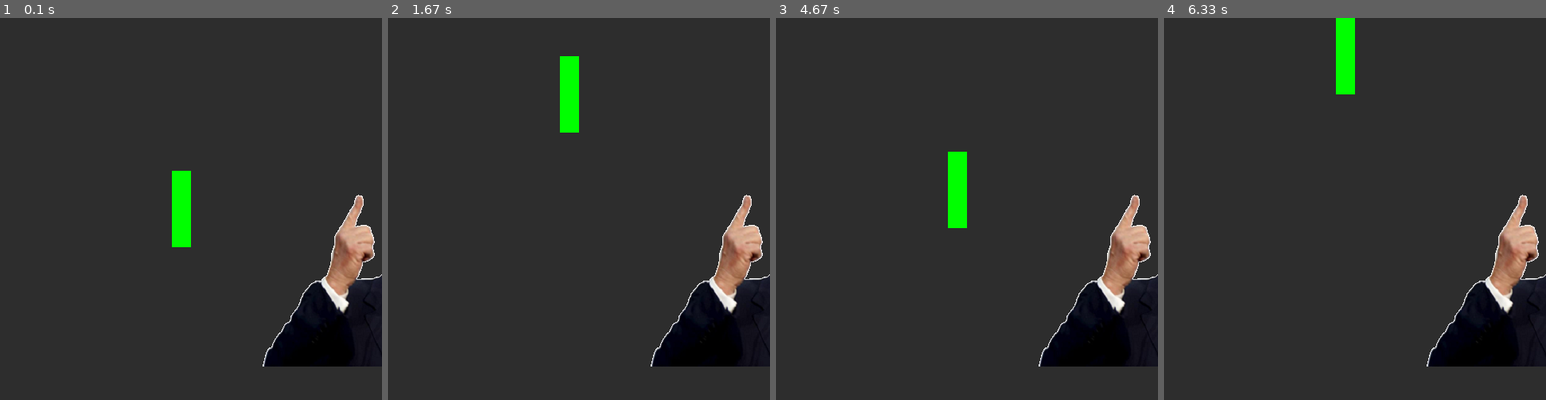
Above: before the commit, frames 1-4 (left to right).
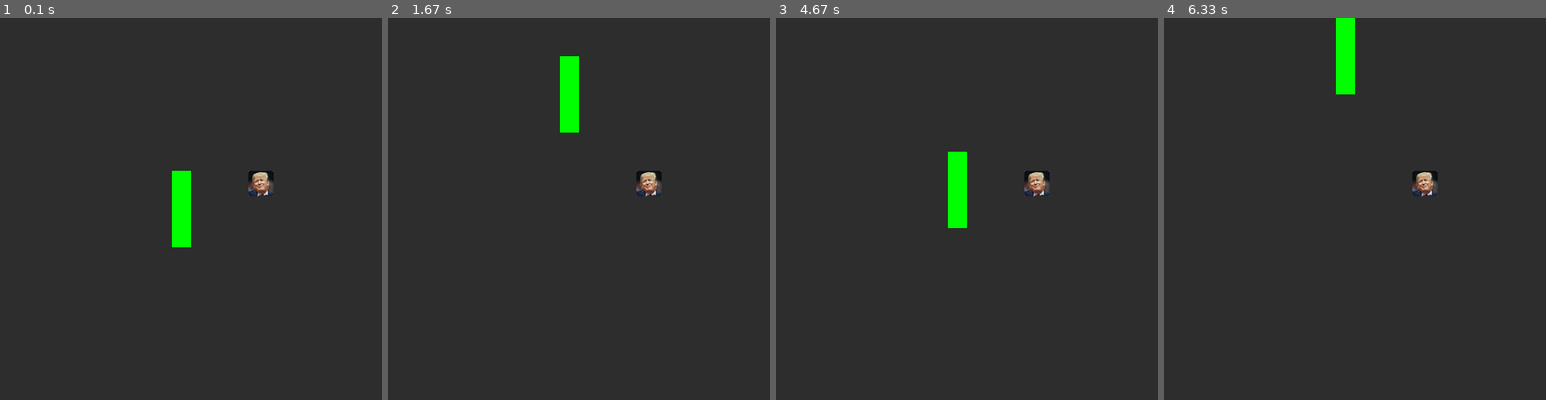
Above: after the commit, the same moments.

Repository: Roland00111/Trumpocalypse
Game: pygame game, started from UI/game/game.py
The game is run twice, just before and just after one commit, with the same random seed, the same clock (stepped at 60 frames per second) and the same inputs.
Inputs:
- Up to frame 1 (0.1 s): no input
- Up to frame 2 (1.67 s): tap Space at 0.33 s
- Up to frame 3 (4.67 s): hold A 2.45-3.13 s; tap Space at 3.9 s
- Up to frame 4 (6.33 s): no input

The runs differ from the first frame. In frame 1, 7.3% of the frame differs, in the area x 65-100%, y 40-92%; in frame 2, 7.3%; in frame 3, 7.3%; in frame 4, 7.3%.

Commit message:
completed minigame just needs to be implemented

Diff:
--- a/UI/game/classes.py
+++ b/UI/game/classes.py
@@ -195,9 +195,9 @@
             pygame.draw.rect(self.screen, SNAKE_COLOR, (blockWidth * (px-1), blockHeight * (py-1), blockWidth, blockHeight))
 
         # Draw food objects
-        image = pygame.image.load('trump.png')
+        image = pygame.image.load('trump2.jpg')
         for (fx, fy) in self.food:
-        #    pygame.draw.rect(self.screen, FOOD_COLOR, (blockWidth * (fx-1), blockHeight * (fy-1), blockWidth, blockHeight))
+            #pygame.draw.rect(self.screen, FOOD_COLOR, (blockWidth * (fx-1), blockHeight * (fy-1), blockWidth, blockHeight))
 
             self.screen.blit(image,(blockWidth * (fx-1), blockHeight * (fy-1), blockWidth, blockHeight))
         pygame.display.flip()
